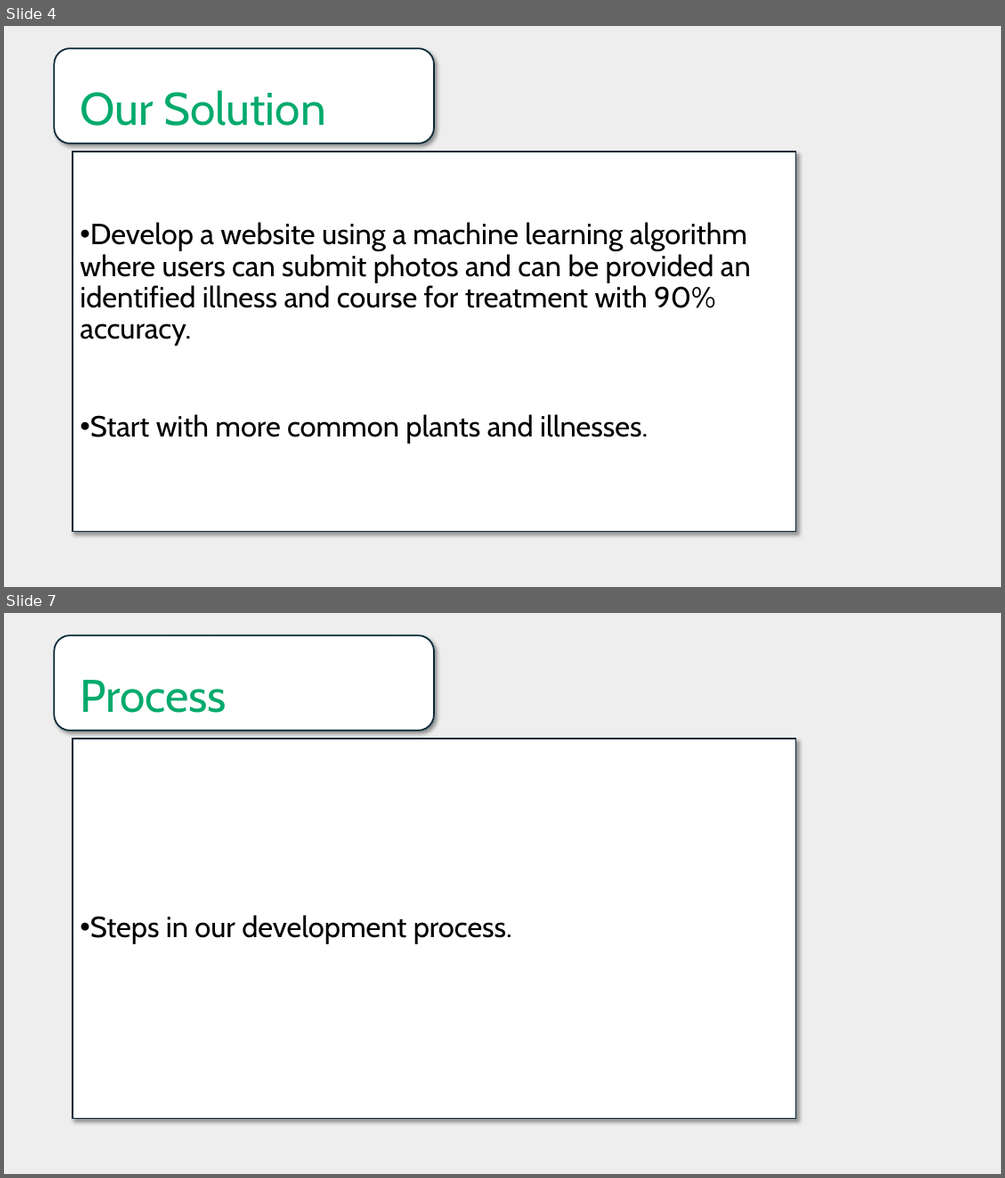
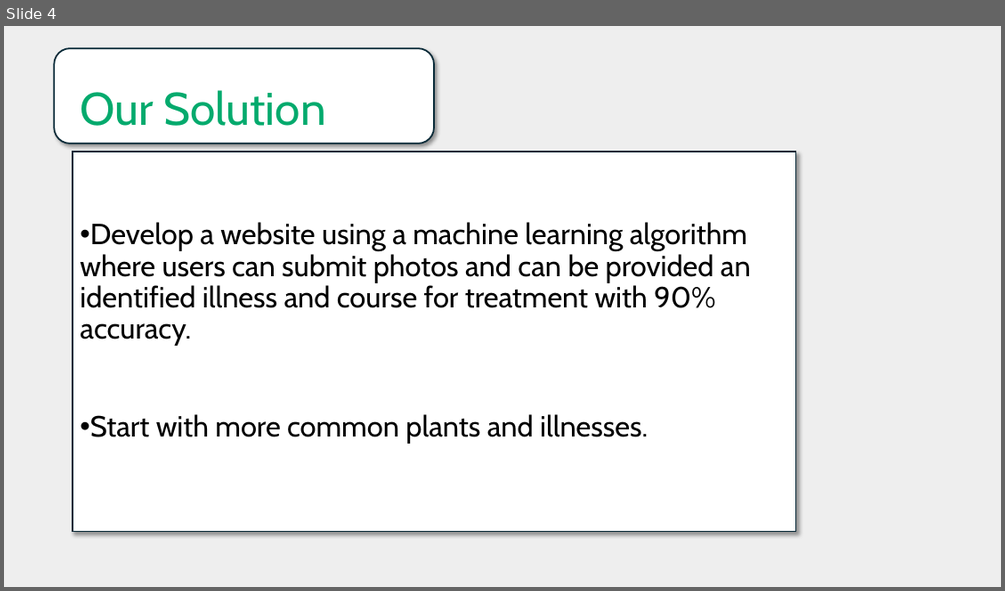
Before and after one commit to mlopez60/Project4, a slide deck: Plant_doctors.pptx. Shown one above the other, each under a label of ours: slides 4 and 7 before the commit, slide 4 after it; the slides between them are not shown. The pictures are 1005x1178 and 1005x591 pixels, drawn with LibreOffice and Linux fonts; fonts in the diff are those of the drawing. Boxes give left, top, right and bottom in pixels: in the first picture for what was removed or moved away, otherwise in the second. Text is boxed around its words. In the diff, an @@ line names an element or a change of style, - is before the commit and + after.

Commit message:
powerpoint process updates

```diff
--- a/Plant_doctors.pptx
+++ b/Plant_doctors.pptx
@@ slide 7 removed at box(4, 613, 1001, 1174), background #EEEEEE @@
@@ rounded rectangle removed at box(54, 635, 434, 730) @@
@@ title removed at box(80, 680, 226, 713) @@
-Process
@@ text removed at box(73, 738, 796, 1119) @@
-• Steps in our development process.
```
Also in this commit, not shown: 2 slides changed, 2 slides added, 1 other slide removed.
